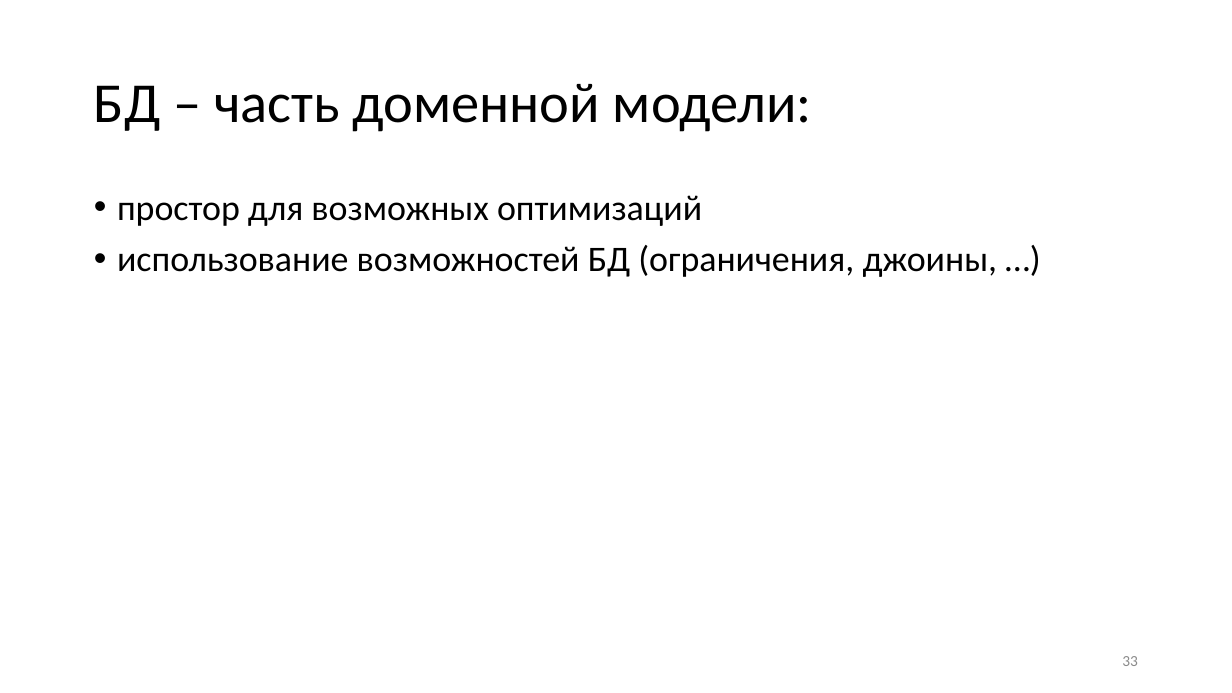
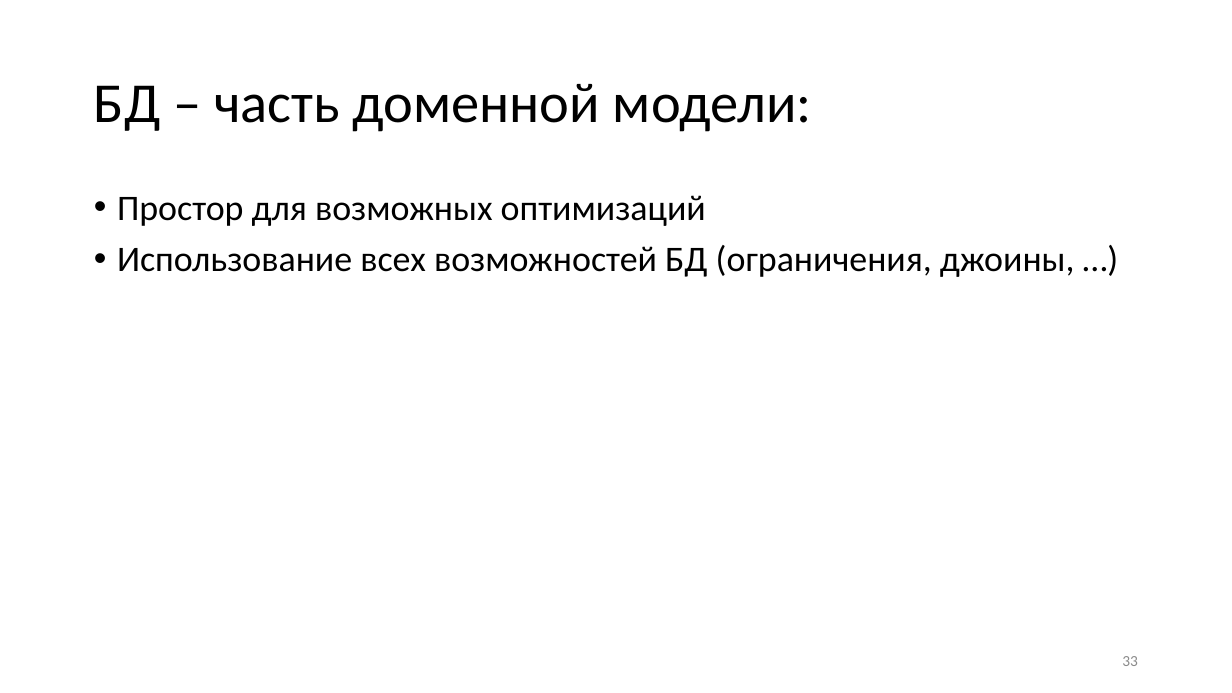
Before and after one commit to m0j0/architecture-demo, a slide deck: slide 33 of docs/presentation.pptx. Drawn at 1232x693 pixels with LibreOffice and Linux fonts; fonts in the diff are those of the drawing. Boxes give left, top, right and bottom in pixels: in the first picture for what was removed or moved away, otherwise in the second. Text is boxed around its words. In the diff, an @@ line names an element or a change of style, - is before the commit and + after.

```diff
--- a/docs/presentation.pptx
+++ b/docs/presentation.pptx
@@ text at (117, 195, 1075, 277): text changed @@
-• простор для возможных оптимизаций
-• использование возможностей БД (ограничения, джоины, …)
+• Простор для возможных оптимизаций
+• Использование всех возможностей БД (ограничения, джоины, …)
```
Also in this commit, not shown: 2 other slides changed, 1 slide added, 13 other files.
